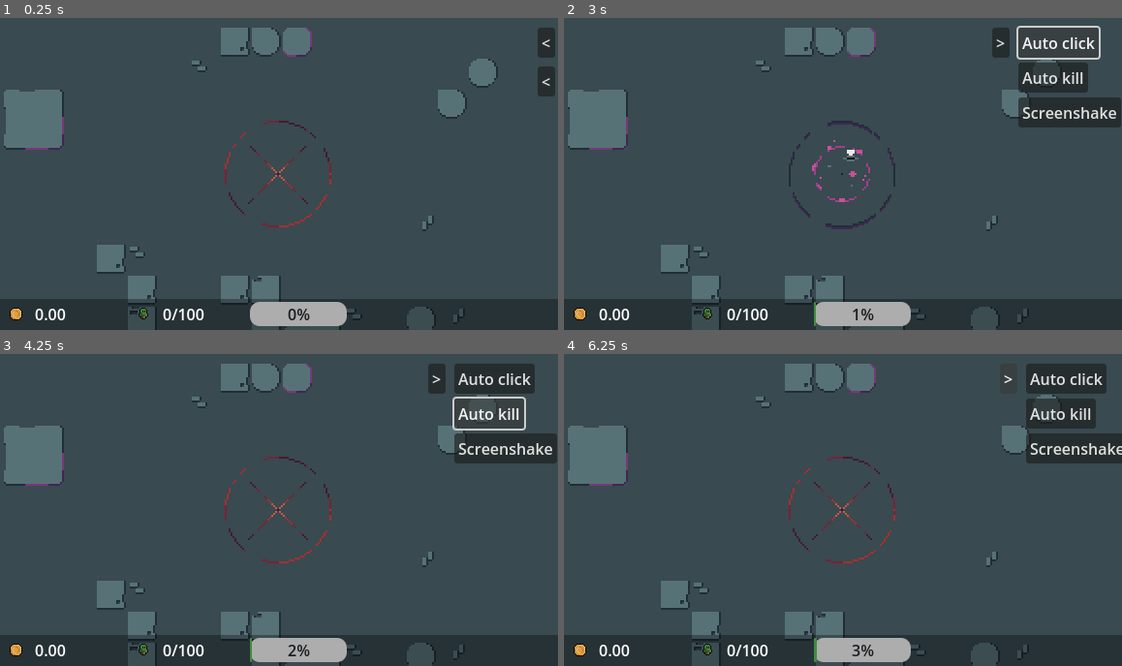
Above: before the commit, frames 1-4 (two rows, left to right).
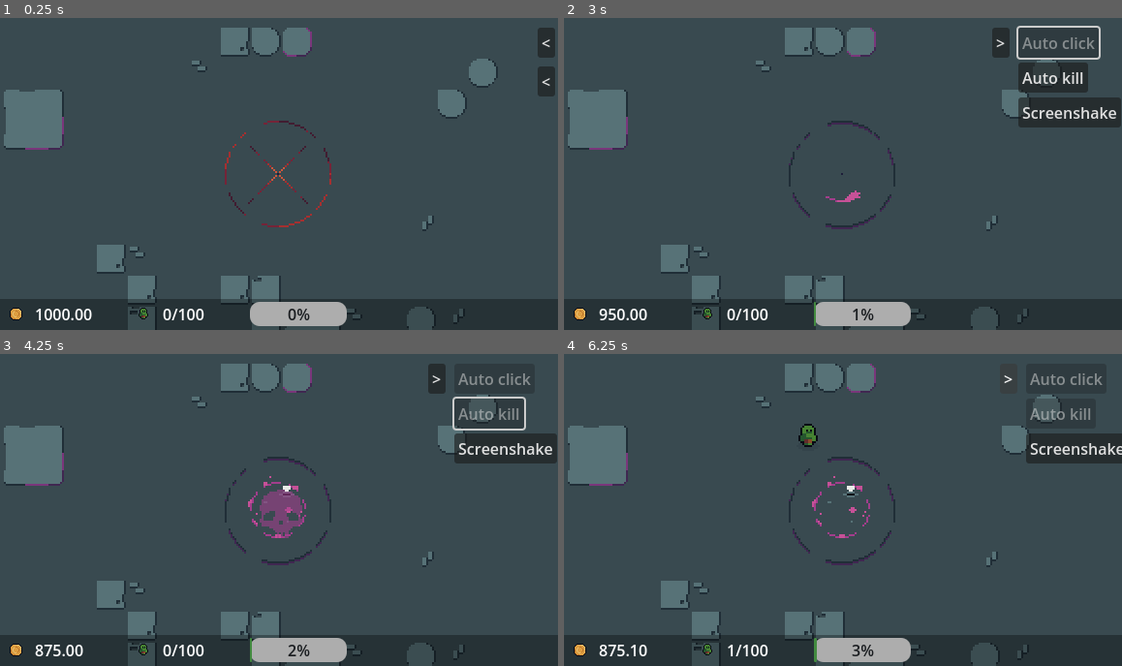
Above: after the commit, the same moments.

Repository: Jin9310/LudumDare55
Game: Godot game, scene res://NewGame/new_game.tscn
The game is run twice, just before and just after one commit, with the same random seed, the same clock (stepped at 60 frames per second) and the same inputs.
Inputs:
- Up to frame 1 (0.25 s): no input
- Up to frame 2 (3 s): click "<" at 0.5 s; click ">" at 1.25 s; click "<" at 2 s; click "Auto click" at 2.75 s
- Up to frame 3 (4.25 s): click "Auto kill" at 3.5 s
- Up to frame 4 (6.25 s): click "Screenshake" at 4.25 s; click ">" at 5 s; click "<" at 5.75 s

The runs differ from the first frame. In frame 1, 0.2% of the frame differs, in the area x 6-17%, y 93-97%; in frame 2, 0.7%; in frame 3, 2.0%, in the area x 6-96%, y 6-97%; in frame 4, 1.8%.

Commit message:
faster auto click upgrade

Diff:
--- a/Singletons/upgrades_manager.gd
+++ b/Singletons/upgrades_manager.gd
@@ -5,12 +5,13 @@
 var auto_kill_price: float = 75 #one time price
 var kill_all_button_price: float
 ### prices that scale ###
-var faster_auto_kill_price: float = 0
-var faster_auto_click_price: float = 0
 var kill_money_upgrade: float = 10
 var click_money_upgrade: float = 45
 var spawn_more_minions_upgrade: float = 12
 var raise_max_amount_of_spawned: float = 150
+
+var faster_auto_spawn_price: float = 10
+var faster_auto_kill_price: float = 10
 
 func _process(delta):
 	all_kill_handler()
--- a/UI/StaticUpgrades_ui.gd
+++ b/UI/StaticUpgrades_ui.gd
@@ -79,5 +79,4 @@
 func _on_a_click_btn_pressed():
 	if GameManager.usable_money >= UpgradesManager.auto_click_price:
 		GameManager.auto_click = true
-		#%a_click_btn.disabled = true
 		GameManager.usable_money -= UpgradesManager.auto_click_price
--- a/UI/spawn_upgrades_ui.gd
+++ b/UI/spawn_upgrades_ui.gd
@@ -33,6 +33,11 @@
 	##Mouse clicking upgrade
 	if Input.is_action_just_pressed("mouse_click") && mouse_click_upgrade_enabled:
 		GameManager.usable_money += 1 * GameManager.only_click_money_multiplicator
+
+	##enabling of the upgrades that are depending on static upgrades
+	#faster spawn
+	if GameManager.auto_click:
+		%faster_spawn_btn.disabled = false
 
 
 func show_hide_panel():
@@ -108,3 +113,9 @@
 
 func max_amount_of_acols_tooltip():
 	%max_amount_acol_btn.tooltip_text = "Maximum number of spawned minions on screen \ncost: " + str(UpgradesManager.raise_max_amount_of_spawned) + "\nThe current amount is visible in the bottom bar"
+
+func _on_faster_spawn_btn_pressed():
+	if GameManager.usable_money >= UpgradesManager.faster_auto_spawn_price:
+		GameManager.usable_money -= UpgradesManager.faster_auto_spawn_price
+		UpgradesManager.faster_auto_spawn_price *= 1.8
+		GameManager.click_timer_base -= .2
--- a/UI/spawn_upgrades_ui.tscn
+++ b/UI/spawn_upgrades_ui.tscn
@@ -81,6 +81,12 @@
 The current amount is visible in the bottom bar"
 text = "Max"
 
+[node name="faster_spawn_btn" type="Button" parent="SpawnMargin/HBoxContainer/MarginContainer/HBoxContainer/VBoxContainer"]
+unique_name_in_owner = true
+layout_mode = 2
+disabled = true
+text = "Faster spawn"
+
 [node name="VBoxContainer2" type="VBoxContainer" parent="SpawnMargin/HBoxContainer/MarginContainer/HBoxContainer"]
 visible = false
 layout_mode = 2
@@ -103,3 +109,4 @@
 [connection signal="pressed" from="SpawnMargin/HBoxContainer/MarginContainer/HBoxContainer/VBoxContainer/more_spawns_btn" to="." method="_on_more_spawns_btn_pressed"]
 [connection signal="pressed" from="SpawnMargin/HBoxContainer/MarginContainer/HBoxContainer/VBoxContainer/clicks_btn" to="." method="_on_clicks_btn_pressed"]
 [connection signal="pressed" from="SpawnMargin/HBoxContainer/MarginContainer/HBoxContainer/VBoxContainer/max_amount_acol_btn" to="." method="_on_max_amount_acol_btn_pressed"]
+[connection signal="pressed" from="SpawnMargin/HBoxContainer/MarginContainer/HBoxContainer/VBoxContainer/faster_spawn_btn" to="." method="_on_faster_spawn_btn_pressed"]
--- a/game_manager.gd
+++ b/game_manager.gd
@@ -17,10 +17,10 @@
 ####   SPAWNING
 @export var acolytes_spawn_at_one_time: int = 1 #spawns per click (shared for manual and automatic)
 #spawn numbers are covered in auto click section
-@export var max_spawned_acolytes: int = 100 # the base is that we can spawn max amount of 100 acolytes
+@export var max_spawned_acolytes: int = 100 # the base is that we can spawn max amount of acolytes
 
 ####   MONEY
-@export var usable_money: float #money that player currently have
+@export var usable_money: float = 1000 #money that player currently have
 ####   MONEY UPGRADES   ####
 @export var kill_money_multiplicator: float = .1 #money gained per kill
 @export var click_money_multiplicator: float = .1 #money gained per click on spawn
